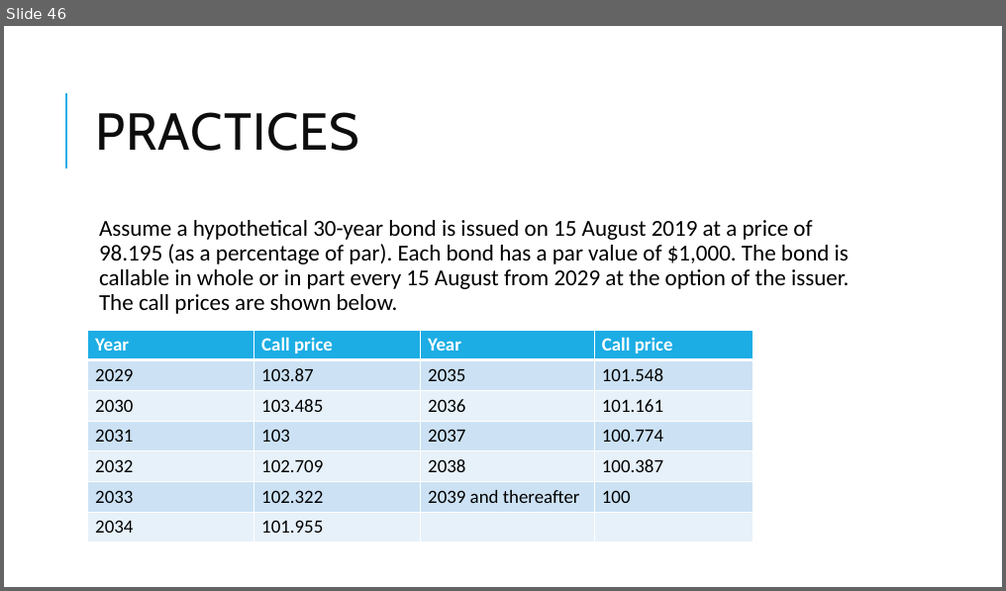
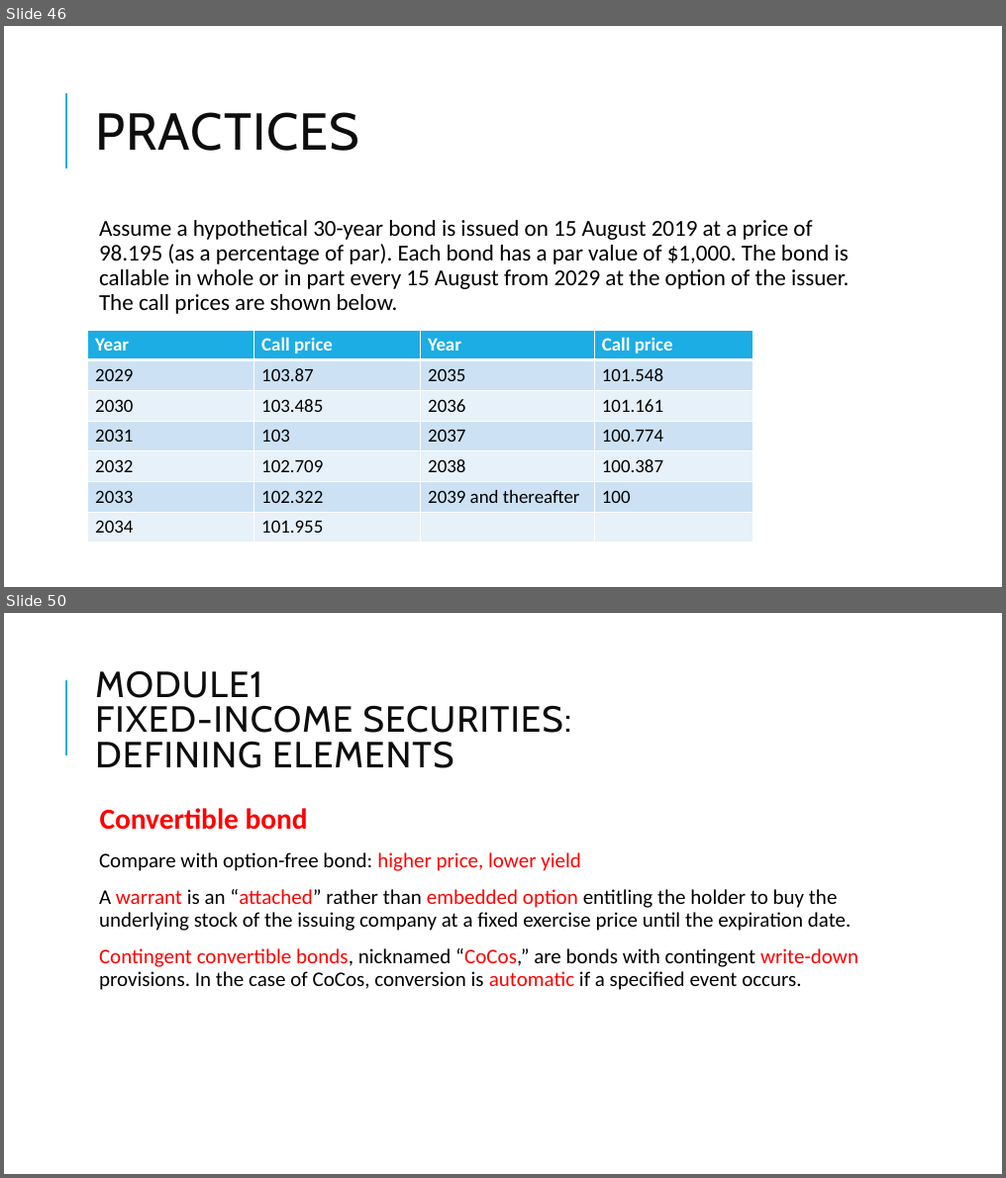
Before and after one commit to Isco0530/data, a slide deck: Fixed Income.pptx. Shown one above the other, each under a label of ours: slide 46 before the commit, slides 46 and 50 after it; the slides between them are not shown. The pictures are 1006x591 and 1006x1178 pixels, drawn with LibreOffice and Linux fonts; fonts in the diff are those of the drawing. Boxes give left, top, right and bottom in pixels: in the first picture for what was removed or moved away, otherwise in the second. Text is boxed around its words. In the diff, an @@ line names an element or a change of style, - is before the commit and + after.

```diff
--- a/Fixed Income.pptx
+++ b/Fixed Income.pptx
@@ slide 50 added at <box>4,613,1002,1174</box>, background #FFFFFF; not listed: 1 template element that a slide beside it also shows @@
@@ title added at <box>95,670,572,768</box>, 35 pt, text #0D0D0D @@
+MODULE1
+FIXED-INCOME SECURITIES:
+DEFINING ELEMENTS
@@ text added at <box>99,808,858,990</box>, 20 pt, text #000000 @@
+  Convertible bond
+  Compare with option-free bond: higher price, lower yield
+  A warrant is an “attached” rather than embedded option entitling the holder to buy the underlying stock of the issuing company at a fixed exercise price until the expiration date.
+  Contingent convertible bonds, nicknamed “CoCos,” are bonds with contingent write-down provisions. In the case of CoCos, conversion is automatic if a specified event occurs.
```
Also in this commit, not shown: 1 slide changed, 4 other slides added.
